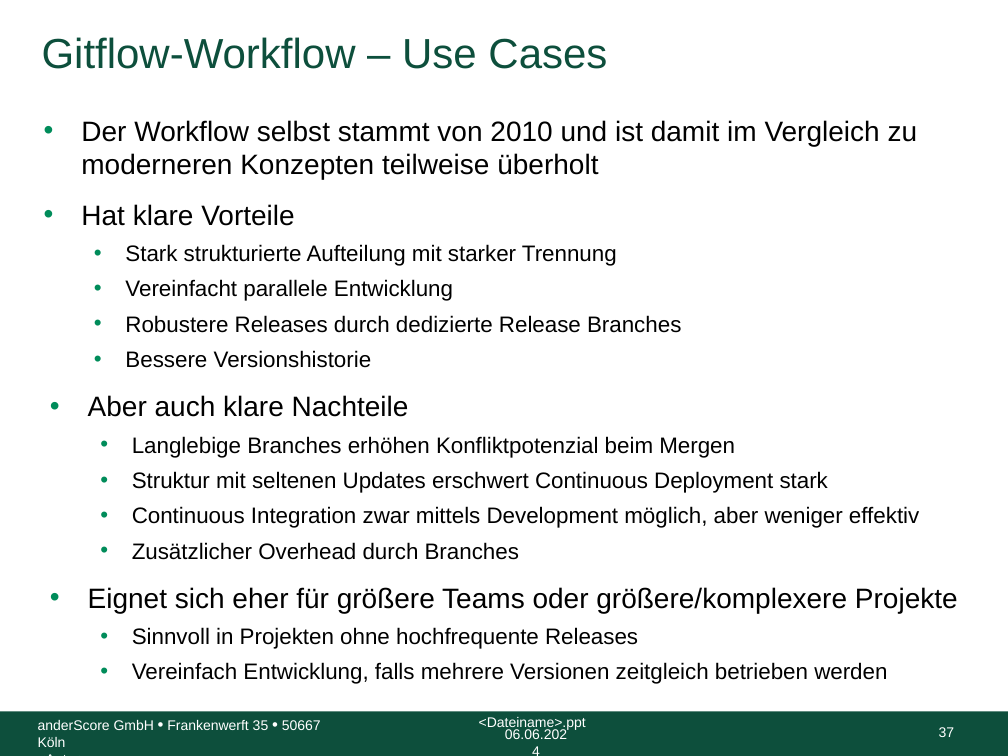
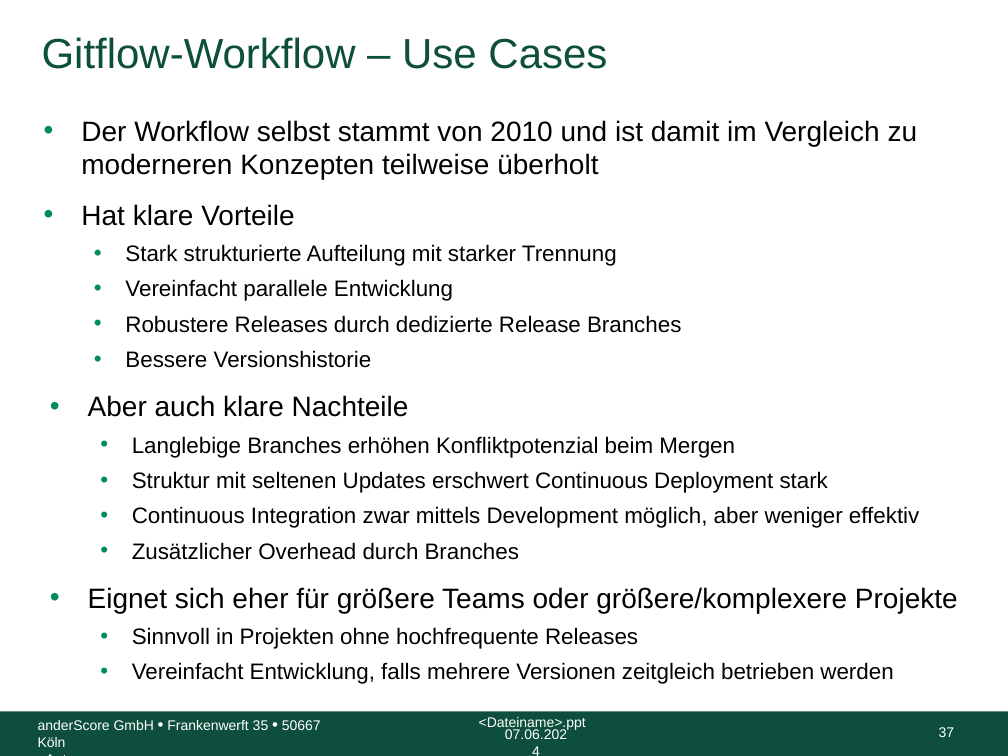
Before and after one commit to anderscore-gmbh/gitlab, a slide deck: slide 37 of slides/Tag-2_1-Gitflow-Workflow.pptx. Drawn at 1008x756 pixels with LibreOffice and Linux fonts; fonts in the diff are those of the drawing; background and template pictures are left out. Boxes give left, top, right and bottom in pixels: in the first picture for what was removed or moved away, otherwise in the second. Text is boxed around its words. In the diff, an @@ line names an element or a change of style, - is before the commit and + after.

Commit message:
Fix typos and slides

```diff
--- a/slides/Tag-2_1-Gitflow-Workflow.pptx
+++ b/slides/Tag-2_1-Gitflow-Workflow.pptx
@@ text at [132, 662, 893, 684]: text changed @@
-  • Vereinfach Entwicklung, falls mehrere Versionen zeitgleich betrieben werden
+  • Vereinfacht Entwicklung, falls mehrere Versionen zeitgleich betrieben werden
@@ text at [505, 729, 567, 739]: text changed @@
-06.06.2024
+07.06.2024
```
Also in this commit, not shown: 36 other slides changed.
